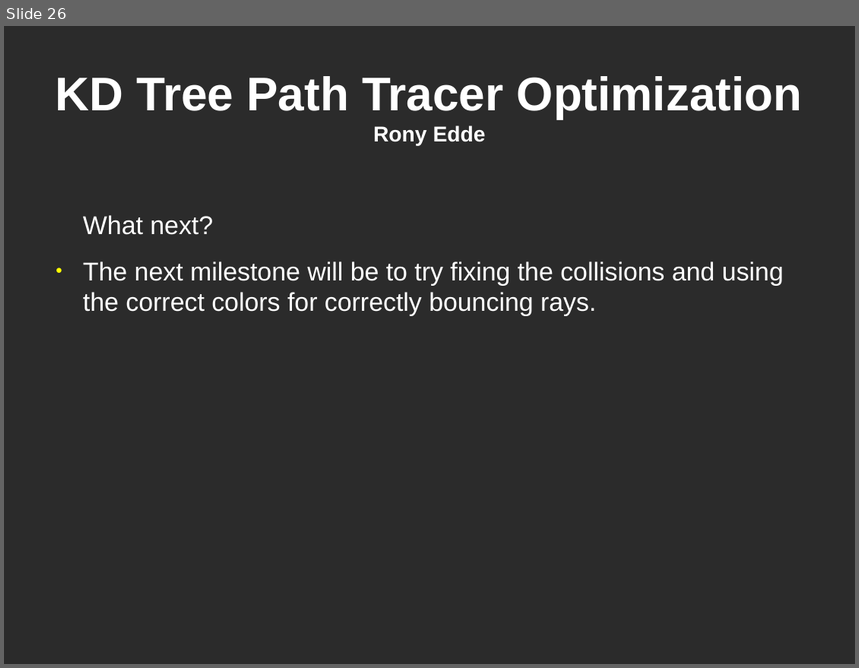
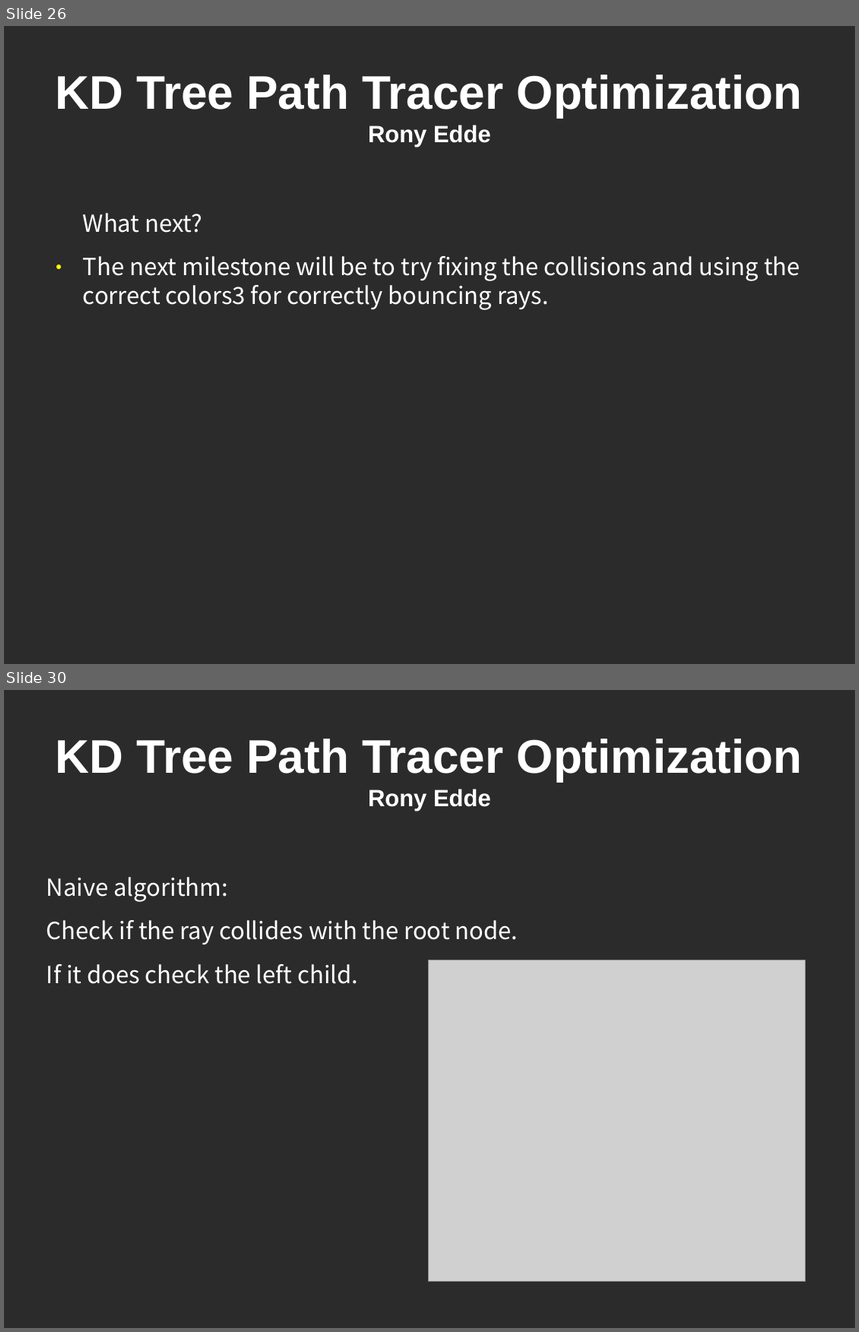
Before and after one commit to reddeupenn/kdtreePathTracerOptimization, a slide deck: presentation/presentation_1.odp. Shown one above the other, each under a label of ours: slide 26 before the commit, slides 26 and 30 after it; the slides between them are not shown. The pictures are 859x668 and 859x1332 pixels, drawn with LibreOffice and Linux fonts; fonts in the diff are those of the drawing; grey boxes stand for pictures; background and template pictures are left out; a plain dark background stands for a picture behind light text. Boxes give left, top, right and bottom in pixels: in the first picture for what was removed or moved away, otherwise in the second. Text is boxed around its words. In the diff, an @@ line names an element or a change of style, - is before the commit and + after.

```diff
--- a/presentation/presentation_1.odp
+++ b/presentation/presentation_1.odp
@@ slide 30 added at (4,690,855,1328), background picture (left out) @@
@@ title added at (56,739,803,811), 44 pt, text #FFFFFF, bold @@
+KD Tree Path Tracer Optimization
+Rony Edde
@@ text added at (47,877,519,984), 22 pt, text #FFFFFF @@
+Naive algorithm:
+Check if the ray collides with the root node.
+If it does check the left child.
@@ picture added at (429,961,806,1283) @@
@@ slide 26 changed as well @@
@@ title "KD Tree Path Tracer Optimization ..." at (56,75,803,147): size 20 to 22 pt in "Rony Edde" @@
@@ text at (83,213,203,233): size 24 to 22 pt, font Arial to Noto Sans CJK JP in "What next?" @@
@@ text at (83,256,800,310): text changed; size 24 to 22 pt; font Arial to Noto Sans CJK JP @@
-● The next milestone will be to try fixing the collisions and using the correct colors for correctly bouncing rays.
+● The next milestone will be to try fixing the collisions and using the correct colors3 for correctly bouncing rays.
```
Also in this commit, not shown: 25 other slides changed, 19 other slides added, 33 other files.
